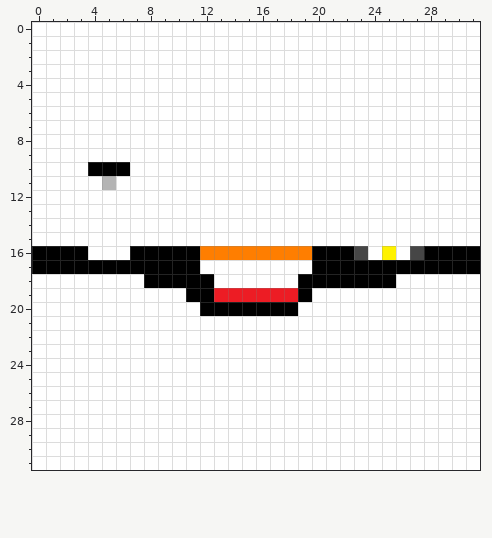
One commit to this pixel-art sprite: TerrainExamples___fancy/map.png. The first picture shows the starting point.
The file is 32x32 pixels.
Once edited:
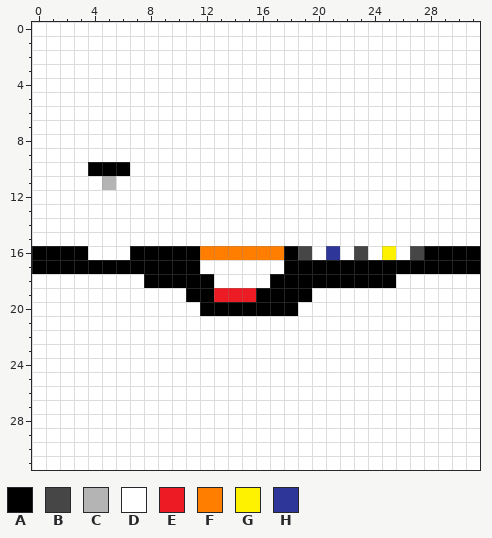
Palette (. is transparent): A #000000  B #464646  C #b4b4b4  D #ffffff  E #ed1c24  F #ff7e00  G #fff200  H #2f3699
The edit:
The author changed colour D to colour A in row 17 at x 18 to 19; in row 18 at x 17 to 18.
The author changed colour E to colour A in row 19 at x 16 to 18.
The author changed colour F to colour A in row 16 at x 18.
The author changed colour F to colour B in row 16 at x 19.
The author changed colour A to colour D in row 16 at x 20 and 22.
The author changed colour A to colour H in row 16 at x 21.
Changed places in both pictures, as pixel boxes (x1, y1, x2, y2):
changed: (256, 246, 354, 302)
